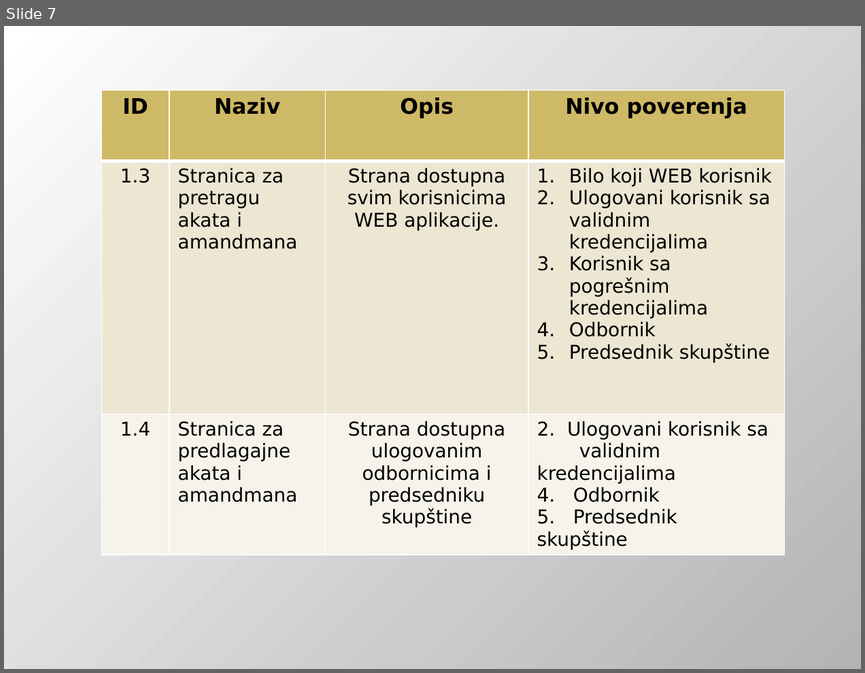
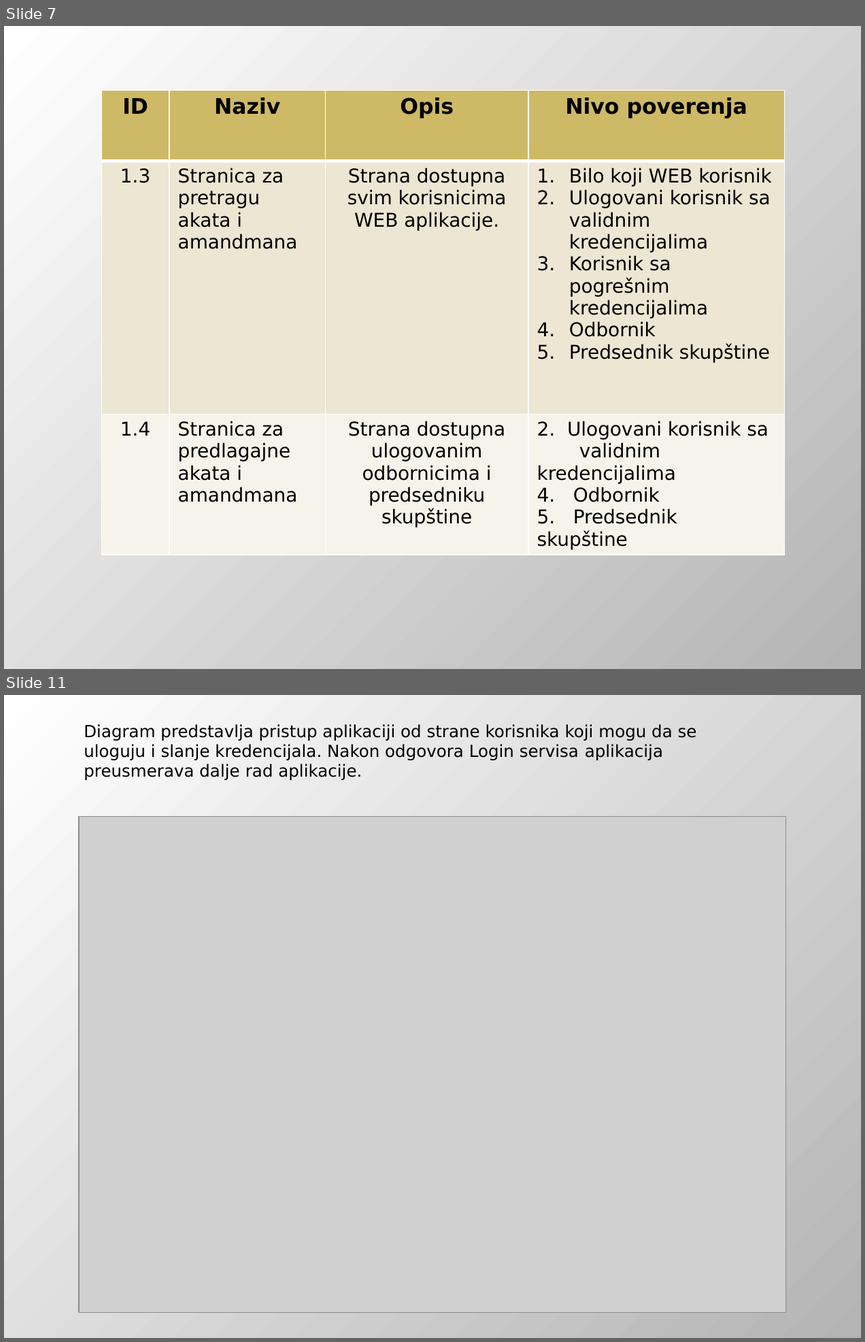
Before and after one commit to DejanUrosevic/XML-Projekat, a slide deck: Model Pretnji.pptx. Shown one above the other, each under a label of ours: slide 7 before the commit, slides 7 and 11 after it; the slides between them are not shown. The pictures are 865x673 and 865x1342 pixels, drawn with LibreOffice and Linux fonts; fonts in the diff are those of the drawing; grey boxes stand for pictures. Boxes give left, top, right and bottom in pixels: in the first picture for what was removed or moved away, otherwise in the second. Text is boxed around its words. In the diff, an @@ line names an element or a change of style, - is before the commit and + after.

Commit message:
U permisije dodat Korisnik koji samo cita sa baze. Permisije i Data flow diagram dodati na prezentaciju.

```diff
--- a/Model Pretnji.pptx
+++ b/Model Pretnji.pptx
@@ slide 11 added at <box>4,695,861,1338</box>, background gradient #FFFFFF to #B4B4B4 @@
@@ text added at <box>84,724,697,780</box>, 14 pt, text #000000 @@
+Diagram predstavlja pristup aplikaciji od strane korisnika koji mogu da se uloguju i slanje kredencijala. Nakon odgovora Login servisa aplikacija preusmerava dalje rad aplikacije.
@@ picture added at <box>79,817,785,1312</box> @@
```
Also in this commit, not shown: 6 other slides added.
